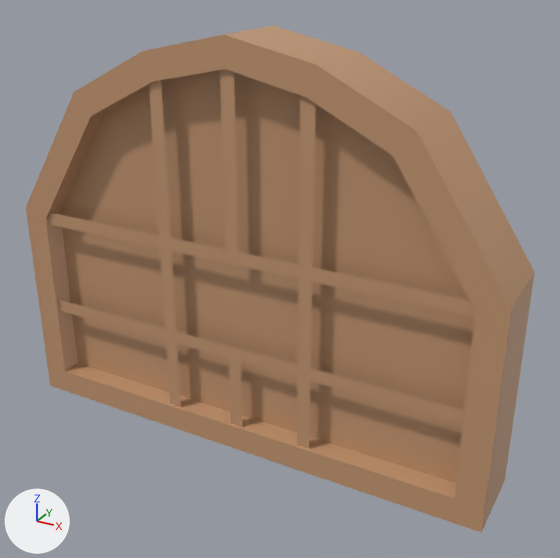
The FBX model Assets/Models/Buildings Kit/Village_Window_C.fbx as it was, and as the next commit left it.
Camera for both pictures: a 50 mm lens placed at (0.368, -0.644, 0.283), pointed at (0.029, -0.027, -0.025). Every picture has the same lights, and +X, +Y and +Z are marked at lower left. The first picture is the older version.

Names of what the first picture shows: 'Window_Set_C2'.
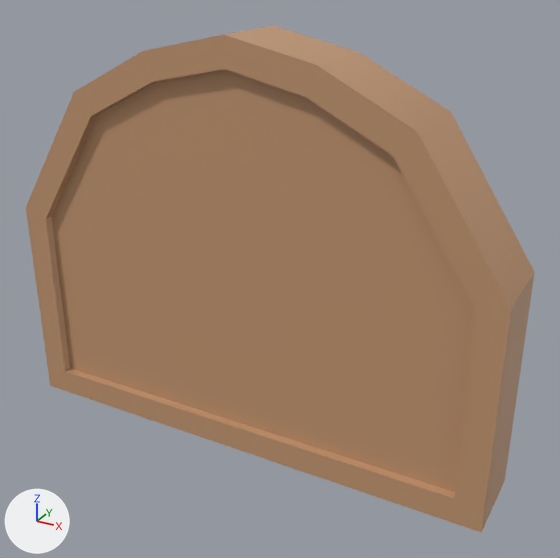
What the commit changed:
me_window_set_c2_002 is used by ob_window_set_c2; location (0.0, 0.0, 0.0).
me_window_set_c2_002 had 179 vertices, 264 faces and spanned x -0.261..0.261, y -0.072..0.013, z -0.209..0.209.
me_window_set_c2_002 now has 138 vertices, 201 faces and spans x -0.261..0.261, y -0.072..0.013, z -0.209..0.209.
me_window_set_c2_002 part 1: the loose piece of 67 vertices spanning x -0.234..0.234, y -0.069, z -0.182..0.181 is rebuilt with 26 vertices and now spans x -0.234..0.234, y -0.063, z -0.182..0.181.
Other edits to the shape of me_window_set_c2_002 do not show in these pictures.

Pixel boxes (x1, y1, x2, y2) of what changed, in the pictures (560 x 558 px):
part 1 of me_window_set_c2_002, rebuilt (11% taller): before (48, 69, 475, 449); after (52, 69, 475, 492)
